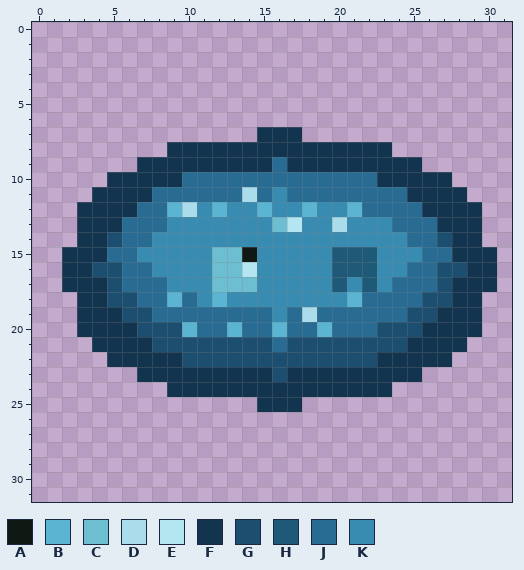
File history of a pixel-art file, art/ase/fish_spot.ase. Above: the version before the commit.
32x32 pixels, 1 frame. Colours within 5 levels of each other are drawn and written as one.
Palette (. is transparent): A #101814  B #5ab4d2  C #6ebed2  D #aadceb  E #b4e6f2  F #12344e  G #1c4e70  H #1e5a78  J #286c94  K #388cb2
Pixels before, first column x 2:
 7 .............FFF.............
 8 .......FFFFFFFFFFFFFFF.......
 9 .....FFFFFFFFFJFFFFFFFFF.....
10 ...FFFFFJJJJJJJJJJJJJFFFFF...
11 ..FFFFJJJJJJDJKJJJJJJJJFFFF..
12 .FFFFJJBDKBKKBKKBKKBJJJJFFFF.
13 .FFFJJJKKKKKKKCEKKDKKKJJJFFF.
14 .FFGJJKKKKKKKKKKKKKKKKKJJGFF.
15 FFFJJKKKKKCCAKKKKKHHHKKKJJFFF
16 FFGGJJKKKKCCEKKKKKHHHKKJJGGFF
17 FFFGJJJKKKCCCKKKKKHKHKJJJGFFF
18 .FFGGJJBJKBKKKKKKKKBJJJJGGFF.
19 .FFFGGJJJJJJJJKJDJJJJJJGGFFF.
20 .FFFFGGGBJJBJJBJJBJJJGGGFFFF.
21 ..FFFFGGGGGGGGJGGGGGGGGFFFF..
22 ...FFFFFGGGGGGGGGGGGGFFFFF...
23 .....FFFFFFFFFGFFFFFFFFF.....
24 .......FFFFFFFFFFFFFFF.......
25 .............FFF.............
After the commit:
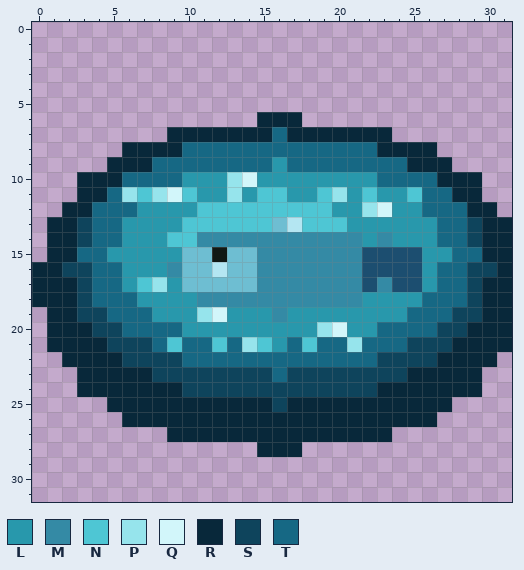
Colours new in this view: L #2898ac  M #348aa5  N #4ec6d4  P #96e4ec  Q #d2f6fa  R #08283a  S #0e445c  T #166884
From old to new:
Changed rows in their new state; - is an unchanged pixel.
first column x 0:
 6 ---------------RRR--------------
 7 ---------RRRRRRRTRRRRRRR--------
 8 ------RRRRTTTTTTTTTTTTTRRRR-----
 9 -----RRRTTTTTTTTLTTTTTTTTRRR----
10 ---RRRTTTTLLLPQLLLLLLLLTTTTRRR--
11 ---RRTPNPQNLLPLNNLLNPLNLLNTTRR--
12 --RRTTTLLLLNNNNNNNNNLLPQLLTTTRR-
13 -RRSTTLLLLNNNNNN--NNNLLLLLLTTSRR
14 -RRSTTLLLNNMMMMMMMMMMMLMLLLTTSRR
15 -RRTTLLLLLCCA-CMMMMMMMGGGGLLTTRR
16 RRSSTTLLLMCCE-CMMMMMMMGGGGLTTSSR
17 RRRSTTLNPLCC---MMMMMMMGMGGLTTSRR
18 RRRSTTTLLLLMMMMMMMMMMMLLLLTTTSRR
19 -RRSSTTTLLLPQLLLMLLLLLLLLTTTSSRR
20 -RRRSSTTTTLLLLLLLLLPQLLTTTTSSRRR
21 -RRRRSSSTNTTNTPNLTNTTPTTTSSSRRRR
22 --RRRRSSSSTTTTTTTTTTTTTSSSSRRRR-
23 ---RRRRRSSSSSSSSTSSSSSSSSRRRRR--
24 ---RRRRRRRSSSSSSSSSSSSSRRRRRRR--
25 -----RRRRRRRRRRRSRRRRRRRRRRR----
26 ------RRRRRRRRRRRRRRRRRRRRR-----
27 ---------RRRRRRRRRRRRRRR--------
28 ---------------RRR--------------
Where, in picture pixels (left, top, right, bottom), the same in both pictures:
changed: (32, 112, 512, 457)
